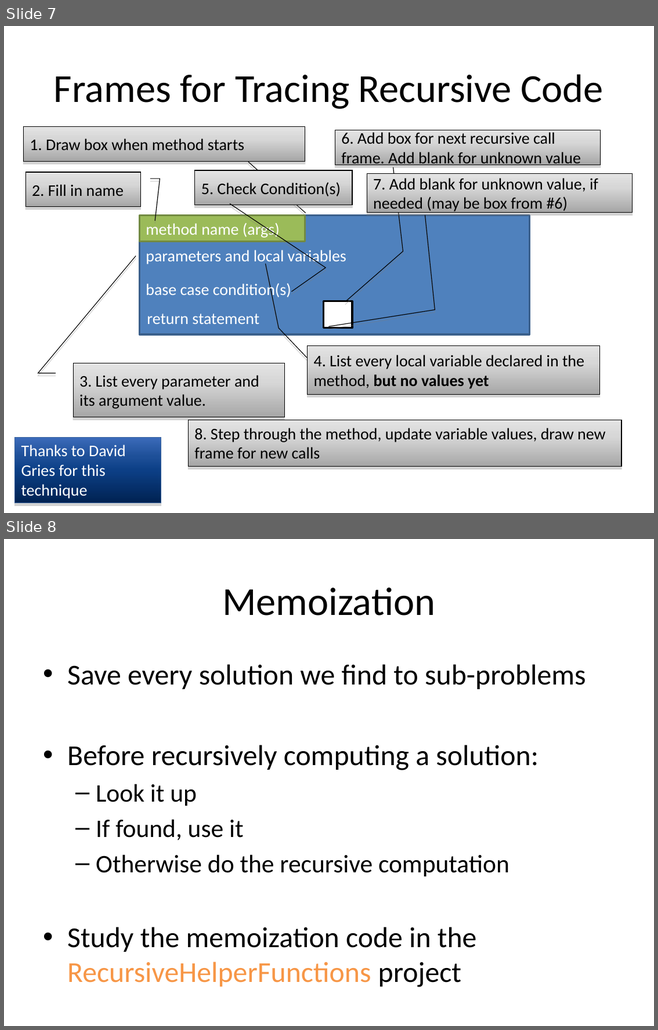
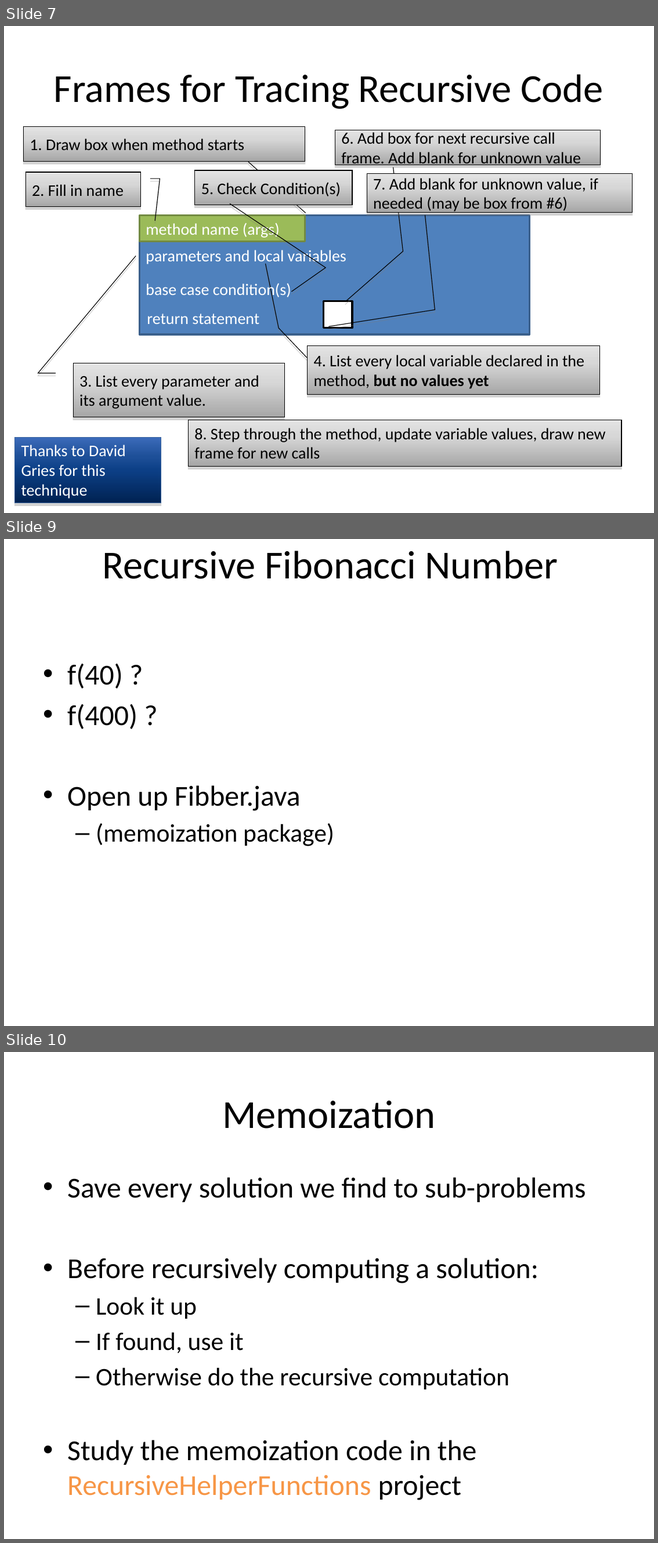
Before and after one commit to RHIT-CSSE/csse220, a slide deck: ClassMaterials/MoreRecursionMoreInterfaces/Slides/More_Interfaces_More_Recursion.pptx. Shown one above the other, each under a label of ours: slides 7 and 8 before the commit, slides 7, 9 and 10 after it; the slides between them are not shown. The pictures are 658x1030 and 658x1543 pixels, drawn with LibreOffice and Linux fonts; fonts in the diff are those of the drawing. Boxes give left, top, right and bottom in pixels: in the first picture for what was removed or moved away, otherwise in the second. Text is boxed around its words. In the diff, an @@ line names an element or a change of style, - is before the commit and + after.

```diff
--- a/ClassMaterials/MoreRecursionMoreInterfaces/Slides/More_Interfaces_More_Recursion.pptx
+++ b/ClassMaterials/MoreRecursionMoreInterfaces/Slides/More_Interfaces_More_Recursion.pptx
@@ slide 9 added at (4, 539, 654, 1026), background #FFFFFF @@
@@ text added at (102, 551, 557, 579), 44 pt, text #000000 @@
+Recursive Fibonacci Number
@@ text added at (67, 663, 334, 846), 32 pt, text #000000 @@
+• f(40) ?
+• f(400) ?
+• Open up Fibber.java
+  – (memoization package)
@@ what was slide 8 is now slide 10 @@
```
Also in this commit, not shown: 1 slide changed, 2 other slides added, 1 other file.
